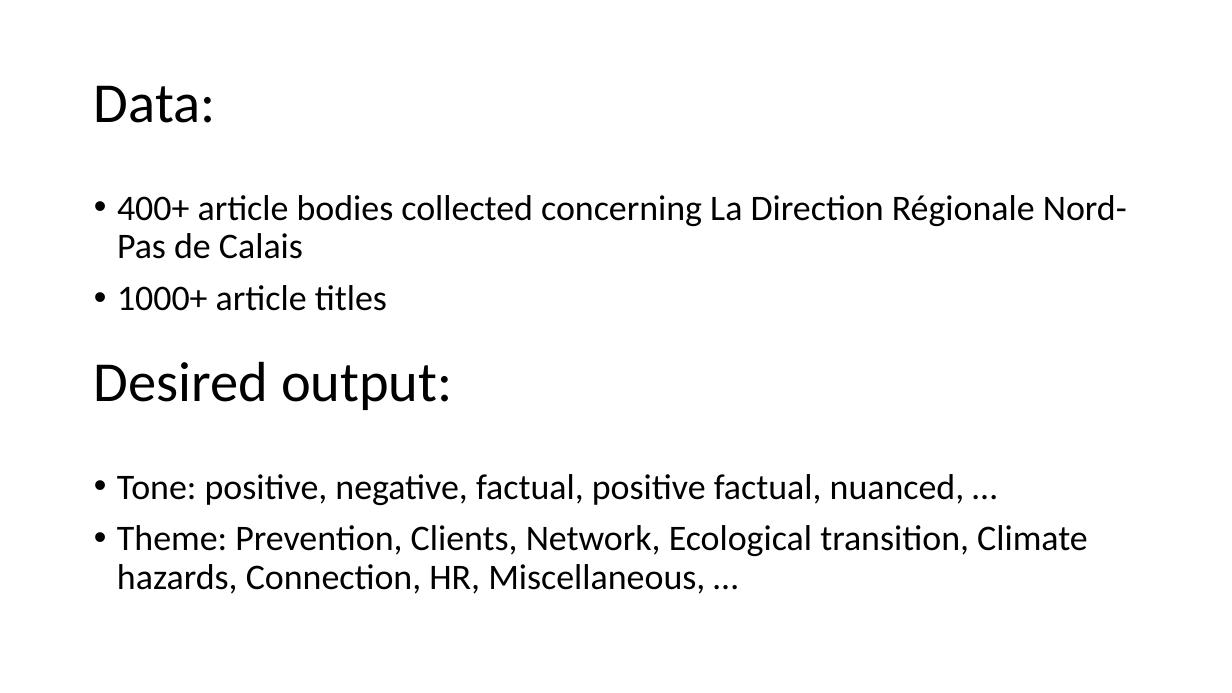
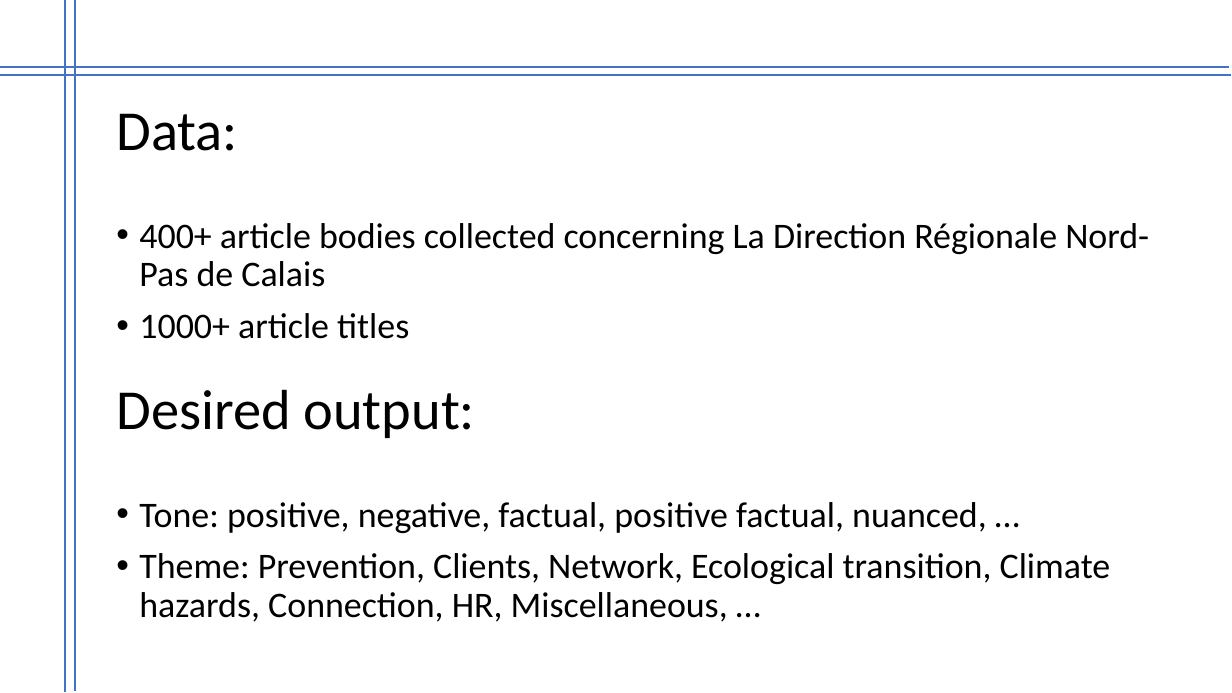
Before and after one commit to mevonuk/aihack, a slide deck: slide 3 of aihack.pptx. Drawn at 1232x693 pixels with LibreOffice and Linux fonts; fonts in the diff are those of the drawing. Boxes give left, top, right and bottom in pixels: in the first picture for what was removed or moved away, otherwise in the second. Text is boxed around its words. In the diff, an @@ line names an element or a change of style, - is before the commit and + after.

```diff
--- a/aihack.pptx
+++ b/aihack.pptx
@@ line added from (65, 0) to (65, 692), #4472C4 1.5 pt @@
@@ line added from (75, 0) to (75, 691), #4472C4 1.5 pt @@
@@ line added from (0, 76) to (1231, 76), #4472C4 1.5 pt @@
@@ line added from (0, 67) to (1229, 67), #4472C4 1.5 pt @@
@@ 3 texts, 1 title: place and size @@
-3 texts, 1 title at [94,85,1127,594]
+3 texts, 1 title at [116,113,1149,622]
```
Also in this commit, not shown: 4 other slides changed, 3 slides added, 3 slides removed.
